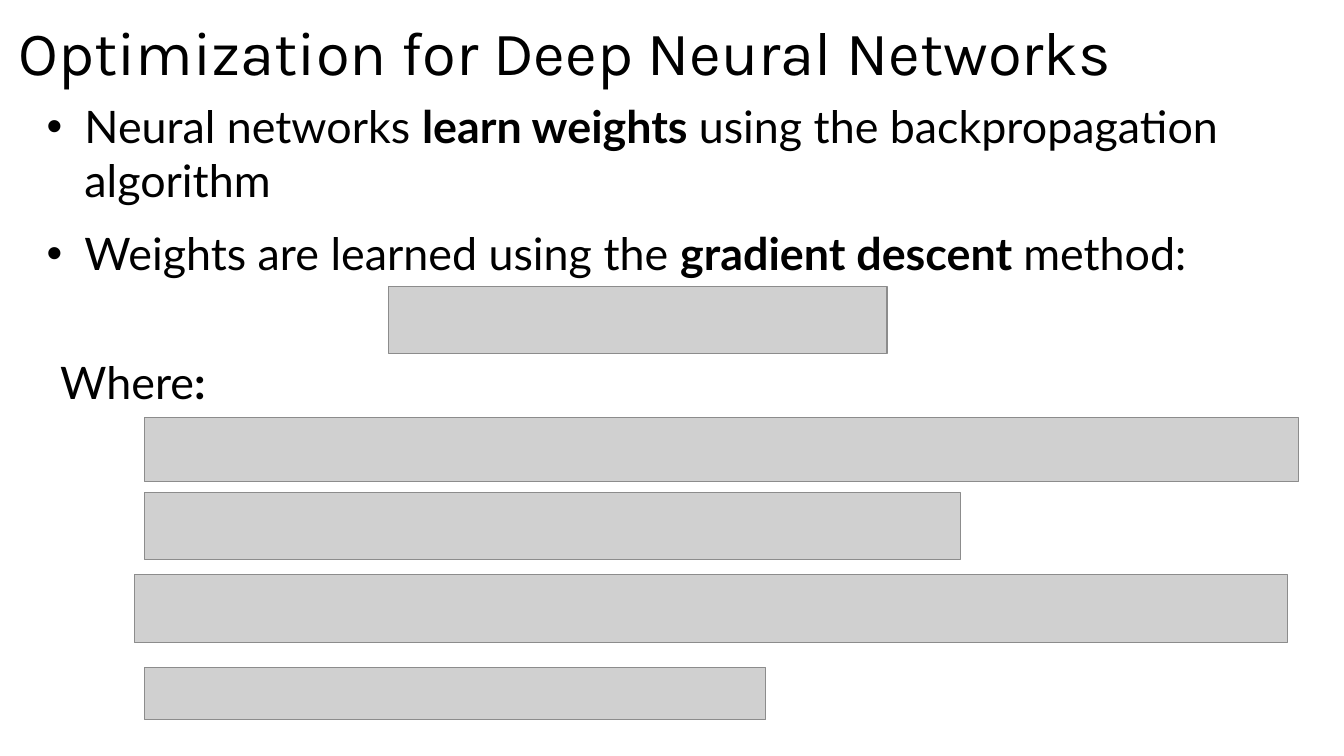
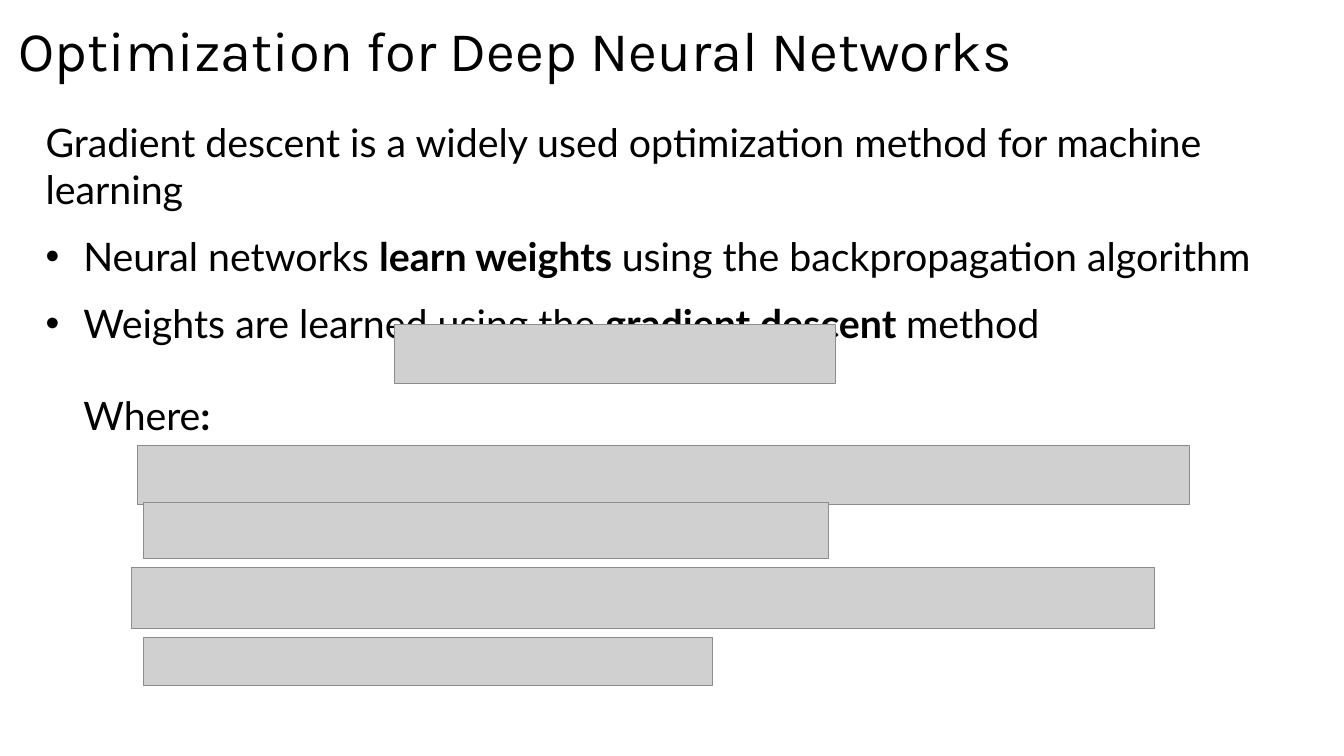
Before and after one commit to StephenElston/CSCI-E25, a slide deck: slide 11 of Slides/7_RegularizationAndOptimization.pptx. Drawn at 1344x756 pixels with LibreOffice and Linux fonts; fonts in the diff are those of the drawing; grey boxes stand for pictures. Boxes give left, top, right and bottom in pixels: in the first picture for what was removed or moved away, otherwise in the second. Text is boxed around its words. In the diff, an @@ line names an element or a change of style, - is before the commit and + after.

```diff
--- a/Slides/7_RegularizationAndOptimization.pptx
+++ b/Slides/7_RegularizationAndOptimization.pptx
@@ title "Optimization for Deep Neural Networks" at box(19, 32, 1011, 84): size 44 to 40 pt @@
@@ text "Gradient descent is a widely ...": place and size @@
-text "Gradient descent is a widely ..." at box(84, 109, 1218, 279)
+text "Gradient descent is a widely ..." at box(46, 128, 1250, 346)
@@ text at box(46, 128, 1202, 212): paragraph added @@
+Gradient descent is a widely used optimization method for machine learning
@@ text at box(83, 241, 1250, 279): size 32 to 28.1 pt in "Neural networks learn weights using the backpropagation ..." @@
@@ text at box(83, 304, 1039, 346): text changed; size 32 to 28.1 pt @@
-• Weights are learned using the gradient descent method:
+• Weights are learned using the gradient descent method
@@ picture: place and size @@
-picture at box(389, 286, 887, 353)
+picture at box(395, 325, 836, 384)
@@ text "Where:": place and size @@
-text "Where:" at box(60, 366, 206, 400)
+text "Where:" at box(83, 401, 210, 431)
@@ text "Where:" at box(83, 401, 210, 431): size 32 to 28 pt @@
@@ picture: place and size @@
-picture at box(144, 417, 1299, 482)
+picture at box(138, 446, 1190, 505)
@@ picture: place and size @@
-picture at box(144, 493, 960, 561)
+picture at box(143, 502, 828, 559)
@@ picture: place and size @@
-picture at box(134, 575, 1288, 643)
+picture at box(132, 568, 1155, 628)
@@ picture: place and size @@
-picture at box(144, 667, 766, 720)
+picture at box(143, 638, 712, 687)
```
Also in this commit, not shown: 19 other slides changed, 1 slide added.
